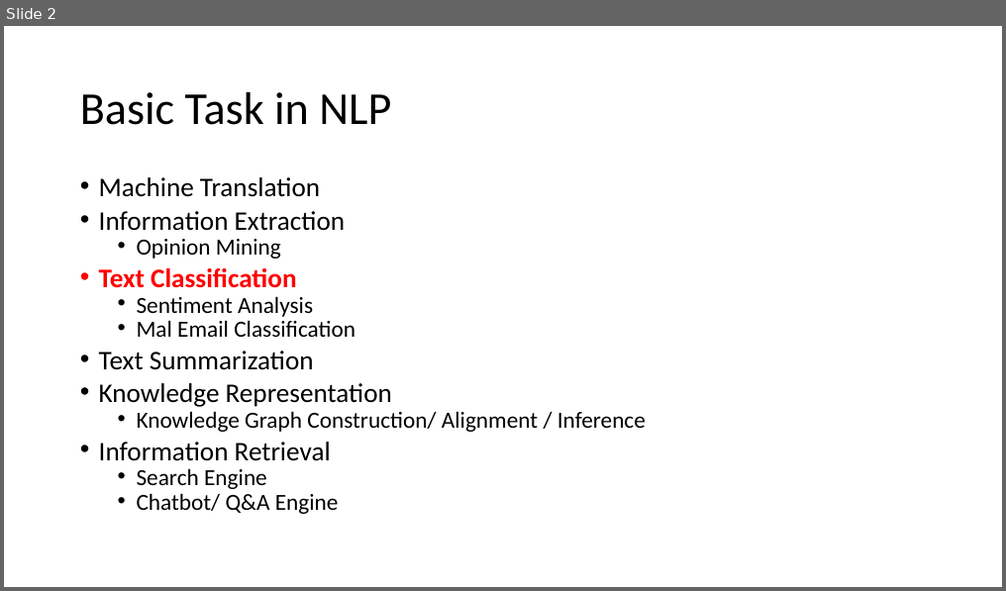
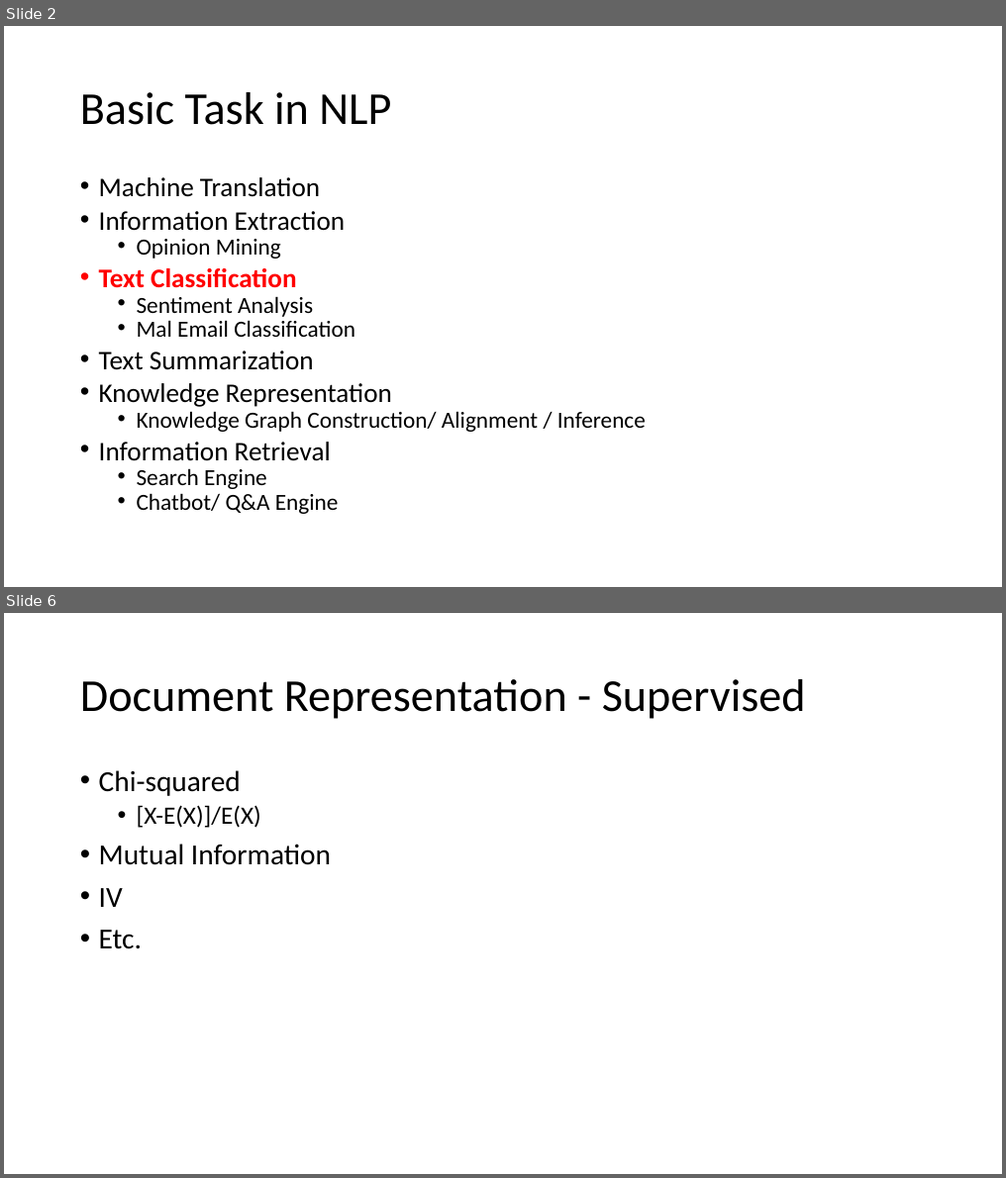
Before and after one commit to jirachikai/nlp-tutorial, a slide deck: slides.pptx. Shown one above the other, each under a label of ours: slide 2 before the commit, slides 2 and 6 after it; the slides between them are not shown. The pictures are 1006x591 and 1006x1178 pixels, drawn with LibreOffice and Linux fonts; fonts in the diff are those of the drawing. Boxes give left, top, right and bottom in pixels: in the first picture for what was removed or moved away, otherwise in the second. Text is boxed around its words. In the diff, an @@ line names an element or a change of style, - is before the commit and + after.

```diff
--- a/slides.pptx
+++ b/slides.pptx
@@ slide 6 added at bbox=[4, 613, 1002, 1174], background #FFFFFF @@
@@ title added at bbox=[80, 679, 806, 719], 44 pt, text #000000 @@
+Document Representation - Supervised
@@ text added at bbox=[99, 770, 331, 950], 28 pt, text #000000 @@
+• Chi-squared
+  • [X-E(X)]/E(X)
+• Mutual Information
+• IV
+• Etc.
```
Also in this commit, not shown: 4 slides changed, 8 other slides added, 1 slide removed, 3 other files.
